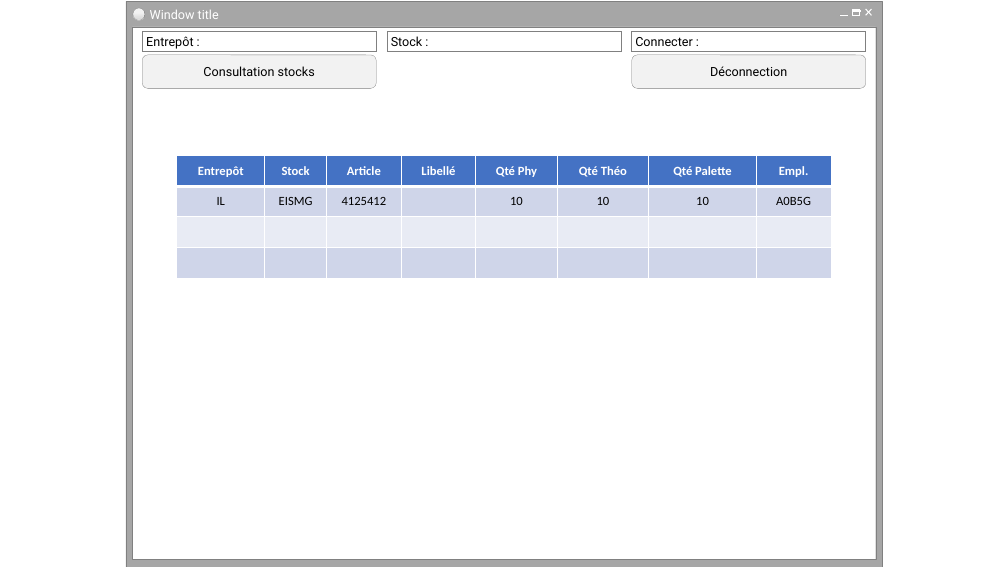
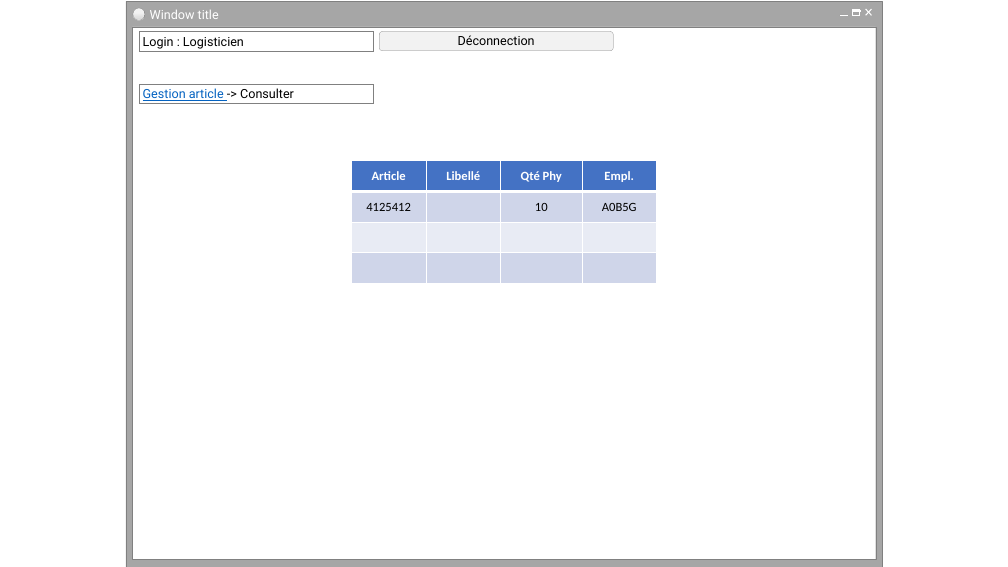
Before and after one commit to cedricbannelier/Projet2, a slide deck: slide 4 of Documents/Maquette.pptx (slide 3 before the commit). Drawn at 1008x567 pixels with LibreOffice and Linux fonts; fonts in the diff are those of the drawing. Boxes give left, top, right and bottom in pixels: in the first picture for what was removed or moved away, otherwise in the second. Text is boxed around its words. In the diff, an @@ line names an element or a change of style, - is before the commit and + after.

Commit message:
Ajout gestion emplacement dans les diagrammes

```diff
--- a/Documents/Maquette.pptx
+++ b/Documents/Maquette.pptx
@@ rounded rectangle removed at [142,55,377,88] @@
-Consultation stocks
@@ text in rectangle at [143,37,244,49]: text changed @@
-Entrepôt :
+Login : Logisticien
@@ rounded rectangle "Déconnection": place and size @@
-rounded rectangle "Déconnection" at [632,55,867,88]
+rounded rectangle "Déconnection" at [380,32,614,51]
@@ rectangle removed at [387,32,622,51] @@
-Stock :
@@ rectangle removed at [631,32,866,51] @@
-Connecter :
@@ rectangle added at [139,85,374,104], fill #FFFFFF, outline #808080 0.25 pt, 12 pt, text #0563C1, underline @@
+Gestion article -> Consulter
@@ table at [352,161,658,284] @@
-column 1: Entrepôt | IL |  | 
-column 2: Stock | EISMG |  | 
-column 6: Qté Théo | 10 |  | 
-column 7: Qté Palette | 10 |  | 
@@ table: place and size @@
-table at [177,156,832,278]
+table at [352,161,658,284]
```
Also in this commit, not shown: 2 other slides changed, 3 slides added, 1 slide removed, 4 other files.
